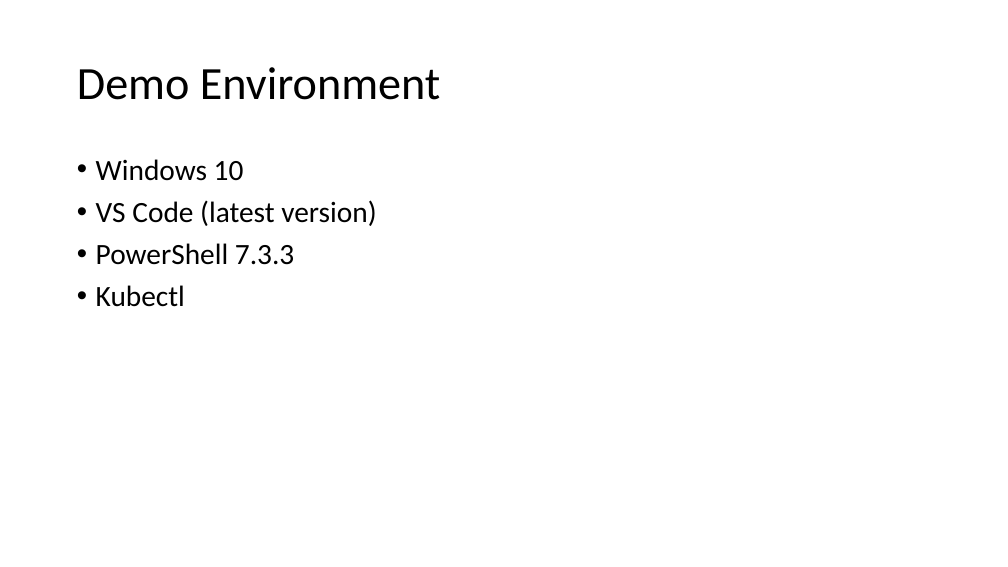
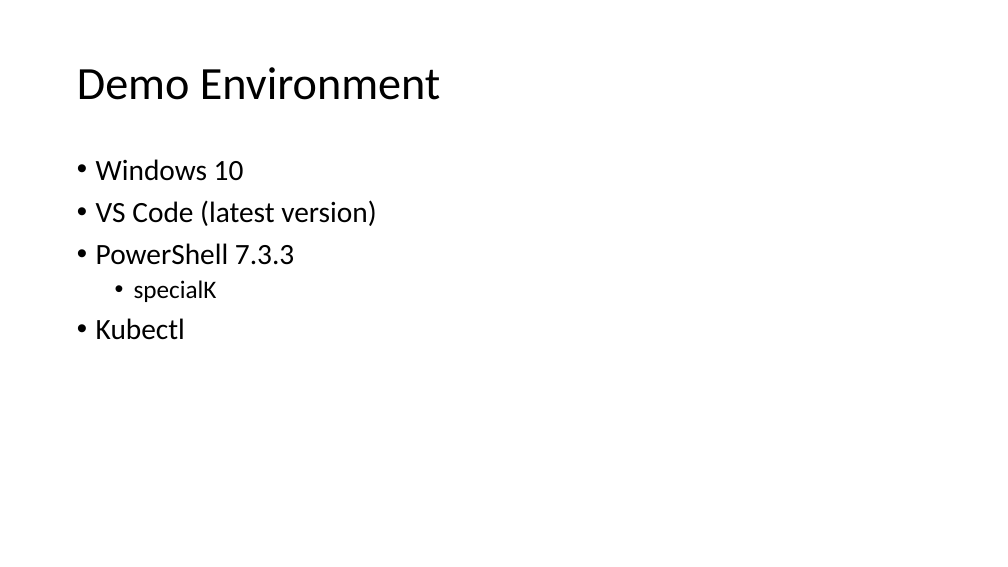
Before and after one commit to ThePoShWolf/Sessions, a slide deck: slide 9 of 2023-04-27 - Making Kubectl PowerShell friendly/PowerShell Summit 2023 - Making Kubectl PowerShell friendly.pptx (slide 8 before the commit). Drawn at 1008x567 pixels with LibreOffice and Linux fonts; fonts in the diff are those of the drawing; background and template pictures are left out. Boxes give left, top, right and bottom in pixels: in the first picture for what was removed or moved away, otherwise in the second. Text is boxed around its words. In the diff, an @@ line names an element or a change of style, - is before the commit and + after.

```diff
--- a/2023-04-27 - Making Kubectl PowerShell friendly/PowerShell Summit 2023 - Making Kubectl PowerShell friendly.pptx
+++ b/2023-04-27 - Making Kubectl PowerShell friendly/PowerShell Summit 2023 - Making Kubectl PowerShell friendly.pptx
@@ text at <box>134,280,217,302</box>: paragraph added @@
+  • specialK
```
Also in this commit, not shown: 1 other slide changed, 1 slide added.
